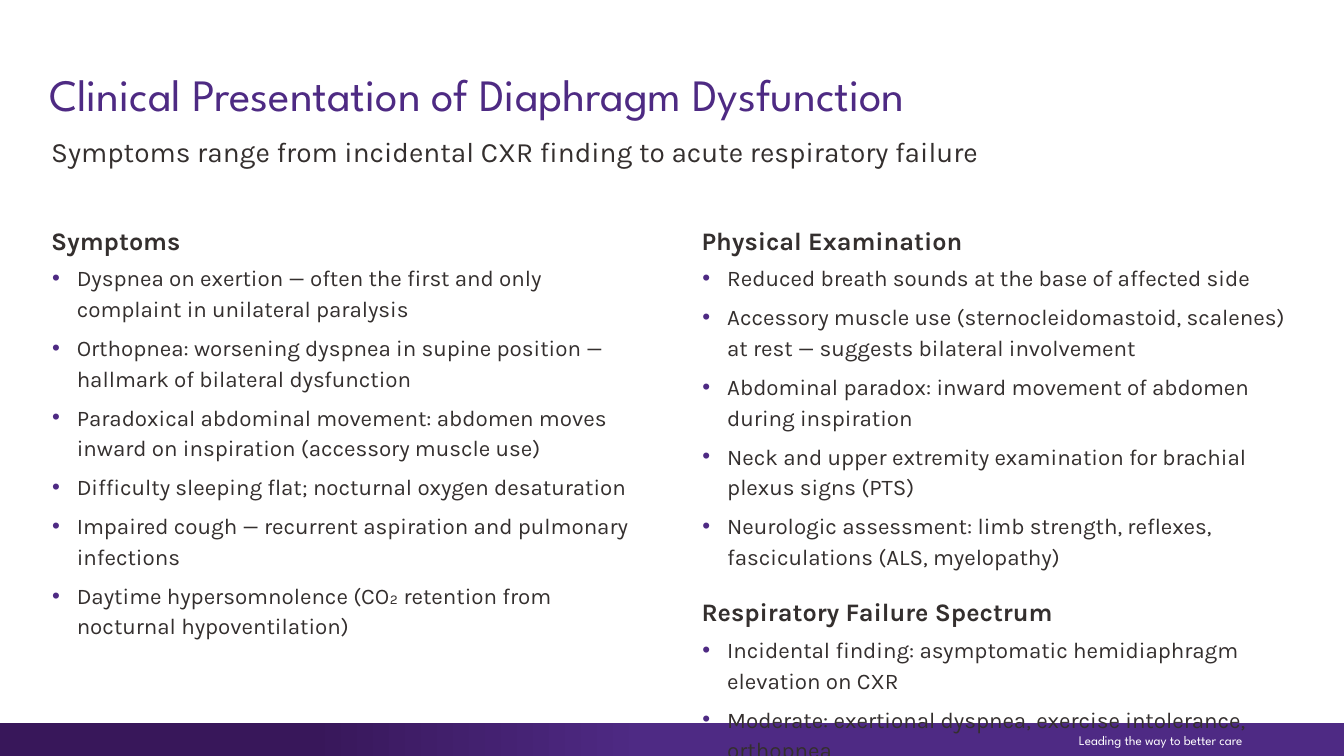
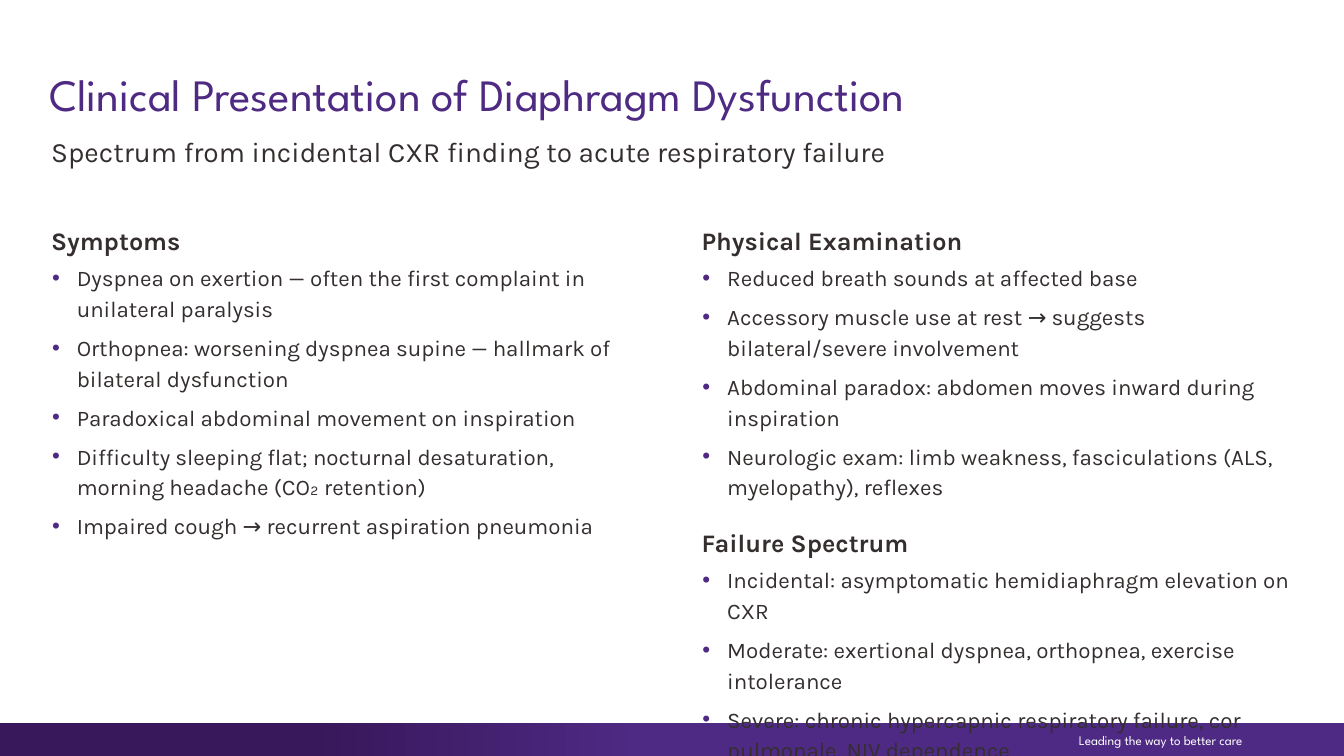
Before and after one commit to jglowala/SQLFTs-talk, a slide deck: slide 16 of Diaphragmatic_Injury_Presentation.pptx (slide 13 before the commit). Drawn at 1344x756 pixels with LibreOffice and Linux fonts; fonts in the diff are those of the drawing; background and template pictures are left out. Boxes give left, top, right and bottom in pixels: in the first picture for what was removed or moved away, otherwise in the second. Text is boxed around its words. In the diff, an @@ line names an element or a change of style, - is before the commit and + after.

```diff
--- a/Diaphragmatic_Injury_Presentation.pptx
+++ b/Diaphragmatic_Injury_Presentation.pptx
@@ text at box(51, 142, 885, 169): text changed @@
-Symptoms range from incidental CXR finding to acute respiratory failure
+Spectrum from incidental CXR finding to acute respiratory failure
@@ text at box(77, 270, 610, 540): text changed @@
-    • Dyspnea on exertion — often the first and only complaint in unilateral paralysis
-    • Orthopnea: worsening dyspnea in supine position — hallmark of bilateral dysfunction
-    • Paradoxical abdominal movement: abdomen moves inward on inspiration (accessory muscle use)
-    • Difficulty sleeping flat; nocturnal oxygen desaturation
-    • Impaired cough — recurrent aspiration and pulmonary infections
-    • Daytime hypersomnolence (CO₂ retention from nocturnal hypoventilation)
+    • Dyspnea on exertion — often the first complaint in unilateral paralysis
+    • Orthopnea: worsening dyspnea supine — hallmark of bilateral dysfunction
+    • Paradoxical abdominal movement on inspiration
+    • Difficulty sleeping flat; nocturnal desaturation, morning headache (CO₂ retention)
+    • Impaired cough → recurrent aspiration pneumonia
@@ text at box(702, 270, 1289, 734): text changed @@
-    • Reduced breath sounds at the base of affected side
-    • Accessory muscle use (sternocleidomastoid, scalenes) at rest — suggests bilateral involvement
-    • Abdominal paradox: inward movement of abdomen during inspiration
-    • Neck and upper extremity examination for brachial plexus signs (PTS)
-    • Neurologic assessment: limb strength, reflexes, fasciculations (ALS, myelopathy)
-Respiratory Failure Spectrum
-    • Incidental finding: asymptomatic hemidiaphragm elevation on CXR
-    • Moderate: exertional dyspnea, exercise intolerance, orthopnea
-    • Severe: chronic respiratory failure, cor pulmonale, NIV dependence
-    • Acute: ventilatory failure requiring emergent intubation (MG crisis, GBS)
+    • Reduced breath sounds at affected base
+    • Accessory muscle use at rest → suggests bilateral/severe involvement
+    • Abdominal paradox: abdomen moves inward during inspiration
+    • Neurologic exam: limb weakness, fasciculations (ALS, myelopathy), reflexes
+Failure Spectrum
+    • Incidental: asymptomatic hemidiaphragm elevation on CXR
+    • Moderate: exertional dyspnea, orthopnea, exercise intolerance
+    • Severe: chronic hypercapnic respiratory failure, cor pulmonale, NIV dependence
+    • Acute crisis: ventilatory failure requiring emergent intubation (MG crisis, GBS)
```
Also in this commit, not shown: 16 other slides changed, 13 slides added, 2 slides removed.
